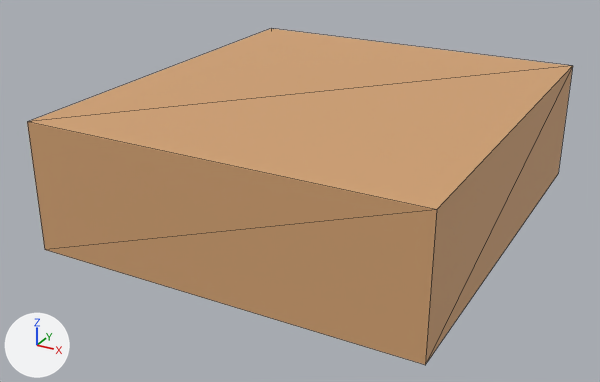
Before and after pictures for a commit that changed the glTF model public/assets/models/interiors/interior_bed_01.glb.
The view is the same before and after, from a 50 mm lens placed at (1.69, -3.34, 1.73), pointed at (-0.06, -0.16, 0.14). Every picture has the same lights, and +X, +Y and +Z are marked at lower left. The first picture is the older version. Mesh edges are drawn as thin lines. Where no turn or scale is listed for an object, it has been applied to the vertices. Vertices at exactly the same position are counted once.
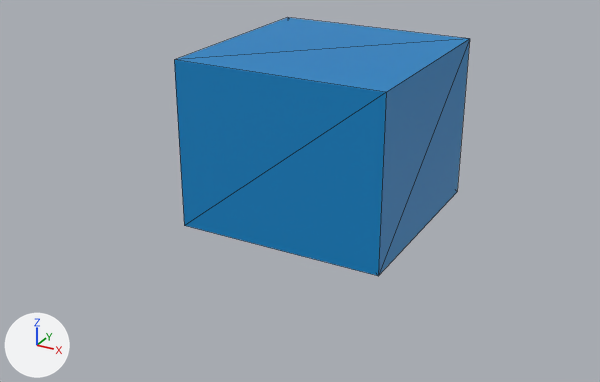
Where the change shows, as pixel boxes (x1, y1, x2, y2) in the pictures (600 x 382 px):
'Mesh_0', recoloured, rescaled (46% narrower, 23% shorter): before (27, 28, 573, 365); after (174, 18, 470, 276)

The change, as a list of edits to the scene's bpy script:
```text
Change mat_material_0:
    mat_material_0.base_color: (0.658, 0.366, 0.171) -> (0.000607, 0.231, 0.571)  # beige #d4a373 -> blue #0284c7
Change me_mesh_0:
    used by ob_mesh_0; location = (0.0, 0.0, 0.3)
    remove me_mesh_0.from_pydata(...)  # 8 vertices, 12 faces; spans x -0.9..0.9, y -1.0..1.0, z -0.3..0.3
    add me_mesh_0.from_pydata(...)  # 8 vertices, 12 faces; spans x -0.5..0.5, y -0.5..0.5, z -0.4..0.4
    me_mesh_0 part 1: the whole mesh is scaled about its middle by (0.556, 0.5, 1.33)
Change ob_mesh_0:
    ob_mesh_0.location: (0.0, 0.0, 0.3) -> (0.0, 0.0, 0.4)
```
